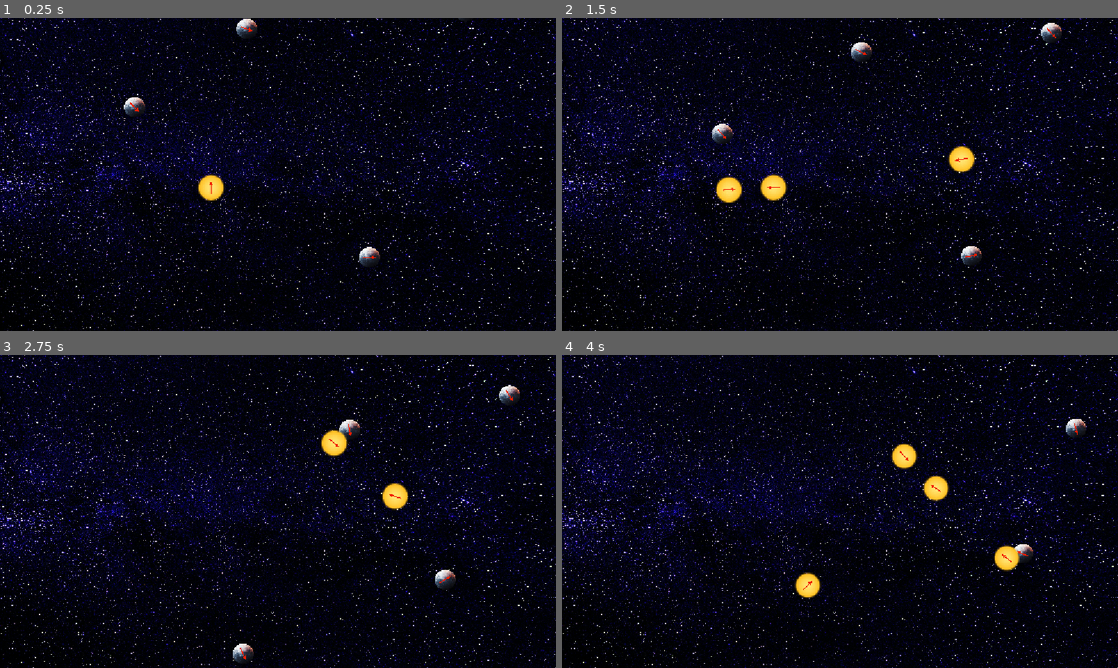
Above: before the commit, frames 1-4 (two rows, left to right).
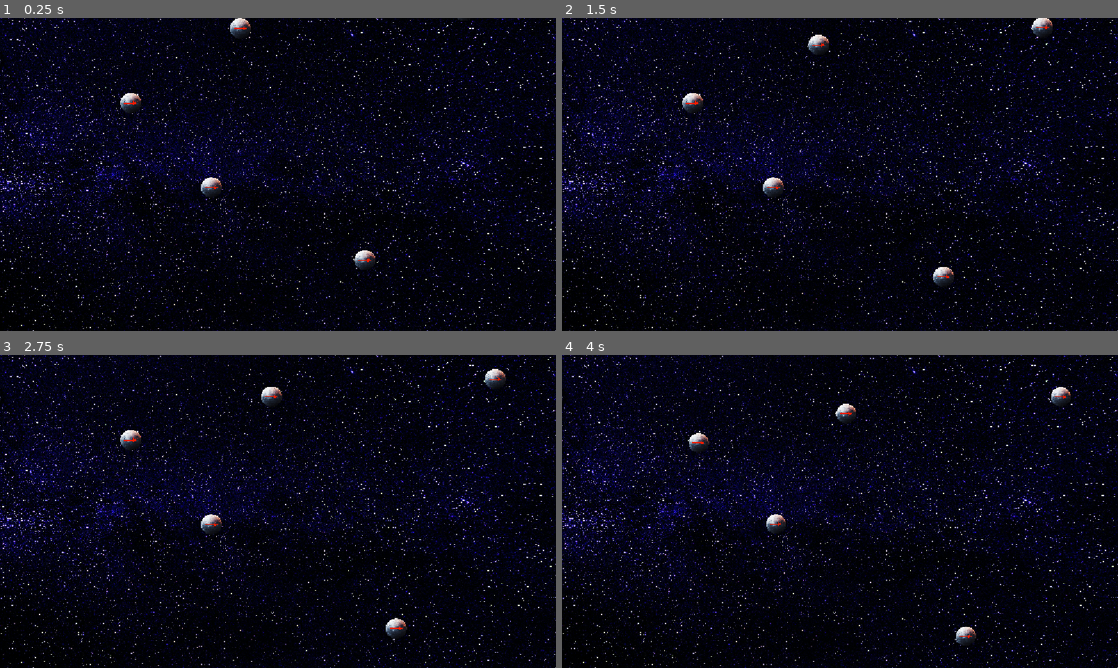
Above: after the commit, the same moments.

Repository: vcastroglez/orbit-simulator
Game: Godot game, scene res://universe/universe.tscn
The game is run twice, just before and just after one commit, with the same random seed, the same clock (stepped at 60 frames per second) and the same inputs.
Inputs (mouse positions are in pixels of both pictures, inside the frame that each line leads up to):
- Up to frame 1 (0.25 s): no input
- Up to frame 2 (1.5 s): move the mouse to (962, 158) at 0.52 s; tap E (e) at 0.6, 1.35 s; click (962, 158) at 0.67 s; move the mouse to (728, 190) at 1.27 s; click (728, 190) at 1.42 s
- Up to frame 3 (2.75 s): move the mouse to (333, 442) at 2.02 s; right-click (333, 442) at 2.1 s; click (333, 442) at 2.17 s; tap E (e) at 2.3 s
- Up to frame 4 (4 s): move the mouse to (812, 574) at 2.77 s; tap Mouse wheel down (wheel_down) at 2.85 s; click (812, 574) at 2.92 s; tap E (e) at 3.05, 3.8 s; move the mouse to (1006, 558) at 3.52 s; tap Mouse wheel up (wheel_up) at 3.6 s; click (1006, 558) at 3.67 s

The runs differ from the first frame. In frame 1, 0.9% of the frame differs, in the area x 21-83%, y 0-81%; in frame 2, 2.2%, in the area x 21-90%, y 0-86%; in frame 3, 2.1%; in frame 4, 2.2%.
Error after the commit: Parse Error: Too many arguments for "maxf()" call. Expected at most 2 but received 3. (res://universe/massive_object/massive_object.gd:51)

Commit message:
Add collision merging; refactor appearance update
Bodies now merge when within max(rs_self, rs_other, MIN_MERGE_RADIUS=300px):
- The more massive body absorbs the other (tiebreak by instance ID prevents
  both bodies from acting simultaneously)
- Momentum is conserved: v_merged = (m1*v1 + m2*v2) / (m1+m2)
- Absorbed body is freed via call_deferred to stay safe inside the physics step
- Absorbed mass triggers _update_appearance so a merged body can become a star

This also addresses star drift from prolonged close encounters: a planet that
reaches the merge radius is absorbed rather than continuing to accelerate the
star from short range. The geodesic formula already gives a_star ∝ M_planet
(tiny) for distant planets; merging removes the close-range accumulation case.

Extracted _update_appearance() from _ready() to share with merge path.

Co-Authored-By: Claude Sonnet 4.6 <noreply@anthropic.com>

Diff:
--- a/universe/massive_object/massive_object.gd
+++ b/universe/massive_object/massive_object.gd
@@ -1,5 +1,9 @@
 class_name MassiveObject
 extends RigidBody2D
+
+# Bodies merge when closer than this, regardless of their Schwarzschild radii.
+# Keeps the star from being continuously kicked by bodies in prolonged close approaches.
+const MIN_MERGE_RADIUS: float = 300.0
 
 var scale_factor: float = 1.0e-6
 @onready var image: Sprite2D = $image
@@ -12,44 +16,62 @@
 	if !body_mass:
 		body_mass = Calculations.earth_mass
 	mass = body_mass
-
 	linear_damp_mode = DAMP_MODE_REPLACE
 	linear_damp = 0.0
 	angular_damp_mode = DAMP_MODE_REPLACE
 	angular_damp = 0.0
 	gravity_scale = 0.0
-
 	if body_mass <= Calculations.earth_mass:
 		linear_velocity = Vector2(randi_range(0, 1000), randi_range(0, 1000))
+	_update_appearance()
 
-	if body_mass >= Calculations.earth_mass * 25000:
-		image.texture = SUN
-
-# _integrate_forces gives us direct control over velocity each physics step,
-# bypassing Godot's built-in force accumulation. We update velocity by the
-# geodesic acceleration ourselves, then Godot integrates position from velocity.
 func _integrate_forces(state: PhysicsDirectBodyState2D) -> void:
 	var total_accel := Vector2.ZERO
 	var total_curvature := 0.0
+	var absorb_target: MassiveObject = null
 
 	for body in get_parent().get_children():
-		if not (body is MassiveObject) or body == self:
+		if not (body is MassiveObject) or body == self or not is_instance_valid(body):
 			continue
 
-		# Vector from the source body to us — curvature acts along this direction
 		var r_vec: Vector2 = global_position - body.global_position
+		var r: float = r_vec.length()
 
 		total_accel += Calculations.geodesic_accel(r_vec, state.linear_velocity, body.body_mass)
 
-		# Curvature percentage uses SI units (via scale_factor) for visual feedback only
-		var r_m: float = r_vec.length() / scale_factor
+		var r_m: float = r / scale_factor
 		total_curvature += Calculations.spacetime_curvature_percent(r_m, body.body_mass)
 
-	# Euler integration of geodesic velocity change: Δv = a · Δt
-	state.linear_velocity += total_accel * state.step
+		# Merge when within the larger of the two Schwarzschild radii or the minimum visual threshold.
+		# Only the more massive body initiates; tiebreak by instance ID so exactly one body acts.
+		if absorb_target == null:
+			var merge_r: float = maxf(
+				Calculations.schwarzschild_radius_game(body_mass),
+				Calculations.schwarzschild_radius_game(body.body_mass),
+				MIN_MERGE_RADIUS
+			)
+			var we_win: bool = body_mass > body.body_mass or \
+				(body_mass == body.body_mass and get_instance_id() > body.get_instance_id())
+			if r < merge_r and we_win:
+				absorb_target = body
+
+	if absorb_target != null and is_instance_valid(absorb_target):
+		# Conserve momentum: p_total = m1*v1 + m2*v2
+		var combined: float = body_mass + absorb_target.body_mass
+		state.linear_velocity = (state.linear_velocity * body_mass + absorb_target.linear_velocity * absorb_target.body_mass) / combined
+		body_mass = combined
+		mass = body_mass
+		_update_appearance()
+		absorb_target.call_deferred("queue_free")
+	else:
+		state.linear_velocity += total_accel * state.step
 
 	velocity_vector.rotation = state.linear_velocity.angle()
 	_update_visual_curvature(total_curvature)
+
+func _update_appearance() -> void:
+	if body_mass >= Calculations.earth_mass * 25000:
+		image.texture = SUN
 
 func _update_visual_curvature(curvature: float) -> void:
 	var intensity: float = clamp(curvature / 10.0, 0.0, 1.0)
